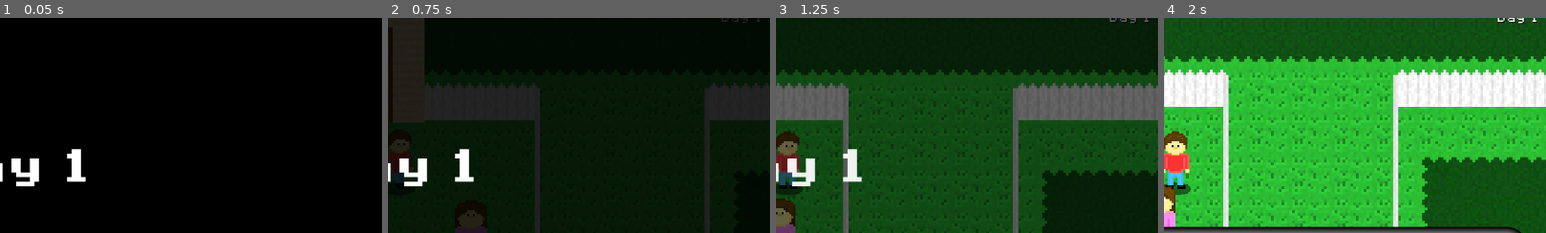
Above: before the commit, frames 1-4 (left to right).
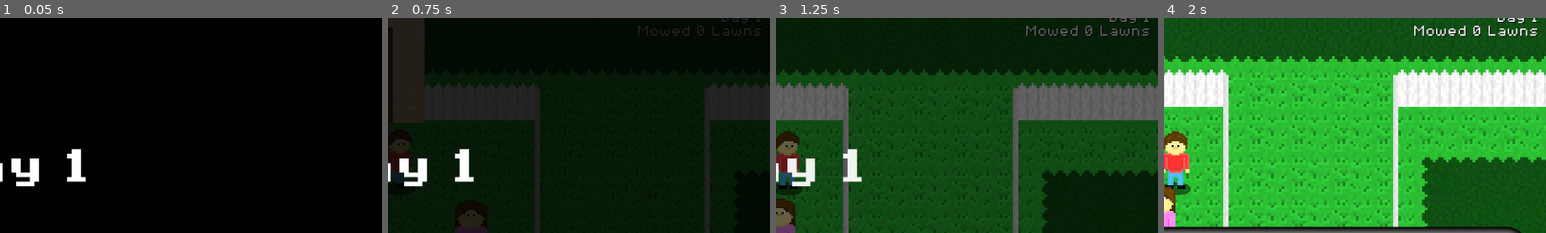
Above: after the commit, the same moments.

Repository: Birb-Games/the-legend-of-the-lawns
Game: Godot game, scene res://scenes/main.tscn
The game is run twice, just before and just after one commit, with the same random seed, the same clock (stepped at 60 frames per second) and the same inputs.
Inputs (mouse positions are % of the whole screen's width and height, from its top left):
- Up to frame 1 (0.05 s): no input
- Up to frame 2 (0.75 s): tap Enter at 0.5 s; move the mouse to (72, 45) at 0.52 s; hold D (move_right) from 0.53 s (still down); hold Space (interact) from 0.53 s (still down)
- Up to frame 3 (1.25 s): keep holding D (move_right); keep holding Space (interact)
- Up to frame 4 (2 s): move the mouse to (30, 55) at 1.27 s; release D (move_right) at 1.28 s; release Space (interact) at 1.28 s; hold S (move_down) from 1.28 s (still down); tap Space (interact) at 1.35 s
The pictures show only the part of the screen within x 48-98%, y 10-60%; the shares and areas given below are measured in that part.

Frame 1 is identical in both runs. In frame 2, 0.2% of the frame differs, in the area x 65-98%, y 3-8%; in frame 3, 0.5%; in frame 4, 0.8%, in the area x 65-98%, y 3-9%.

Commit message:
renamed NeighborMenu to NPCMenu and neighbors are now instead unlocked based on how many lawns the player has mowed, not how many days have passed. NOTE: I also changed Neighbor Bob's lawn to lawn.tscn to make it easier to test the player completing a lawn - this will be changed later - we probably should better balance the lawns.

Diff:
--- a/scenes/neighborhood.tscn
+++ b/scenes/neighborhood.tscn
@@ -91,7 +91,6 @@
 [node name="NeighborBob" parent="Neighbors" instance=ExtResource("3_tqujx")]
 position = Vector2(328, -155)
 display_name = "Neighbor Bob"
-lawn_template = ExtResource("3_xlwpo")
 
 [node name="NeighborJim" parent="Neighbors" instance=ExtResource("3_tqujx")]
 position = Vector2(-312, -155)
@@ -104,7 +103,7 @@
 animation = &"neighbor_nancy"
 display_name = "Neighbor Nancy"
 lawn_template = ExtResource("3_xlwpo")
-start_day = 3
+min_lawns_mowed = 2
 
 [node name="LeftWorldBoundary" type="StaticBody2D" parent="Neighbors"]
 
--- a/scenes/ui/hud.tscn
+++ b/scenes/ui/hud.tscn
@@ -3,7 +3,7 @@
 [ext_resource type="FontFile" uid="uid://b83lr4reqbm0y" path="res://assets/fonts/8BitOperator/8bitOperatorPlus8-Regular.ttf" id="1_ahhtf"]
 [ext_resource type="Script" uid="uid://c3x6useidlf8i" path="res://scripts/ui/hud.gd" id="1_oo0fn"]
 [ext_resource type="PackedScene" uid="uid://bt7cyrrey8yth" path="res://scenes/ui/pause_menu.tscn" id="4_047uy"]
-[ext_resource type="PackedScene" uid="uid://dq8tglr0iktqf" path="res://scenes/ui/neighbor_menu.tscn" id="6_5pdws"]
+[ext_resource type="PackedScene" uid="uid://dq8tglr0iktqf" path="res://scenes/ui/npc_menu.tscn" id="6_5pdws"]
 [ext_resource type="PackedScene" uid="uid://dnqh6jeh6decu" path="res://scenes/ui/finishscreen.tscn" id="6_047uy"]
 [ext_resource type="PackedScene" uid="uid://bbaa6s8vockj8" path="res://scenes/ui/failscreen.tscn" id="7_5pdws"]
 [ext_resource type="Script" uid="uid://cysslxg82gi06" path="res://scripts/ui/transition_rect.gd" id="7_gss2c"]
@@ -90,7 +90,7 @@
 theme_override_fonts/font = ExtResource("1_ahhtf")
 text = "Health"
 
-[node name="NeighborMenu" parent="Control" instance=ExtResource("6_5pdws")]
+[node name="NPCMenu" parent="Control" instance=ExtResource("6_5pdws")]
 visible = false
 layout_mode = 1
 
@@ -131,6 +131,17 @@
 text = "Day 1"
 horizontal_alignment = 2
 
+[node name="LawnCounter" type="Label" parent="Control"]
+offset_left = 848.0
+offset_top = 78.0
+offset_right = 1123.0
+offset_bottom = 96.0
+theme_override_colors/font_shadow_color = Color(0, 0, 0, 1)
+theme_override_fonts/font = ExtResource("1_ahhtf")
+theme_override_font_sizes/font_size = 24
+text = "Mowed 0 Lawns"
+horizontal_alignment = 2
+
 [node name="DamageFlash" type="ColorRect" parent="Control"]
 visible = false
 layout_mode = 0
--- a/scenes/ui/neighbor_menu.tscn
+++ b/scenes/ui/npc_menu.tscn
@@ -1,7 +1,7 @@
 [gd_scene load_steps=5 format=3 uid="uid://dq8tglr0iktqf"]
 
 [ext_resource type="FontFile" uid="uid://b83lr4reqbm0y" path="res://assets/fonts/8BitOperator/8bitOperatorPlus8-Regular.ttf" id="1_0gm1x"]
-[ext_resource type="Script" uid="uid://hn6dknq2w4cs" path="res://scripts/ui/neighbor_menu.gd" id="1_qr3ex"]
+[ext_resource type="Script" uid="uid://hn6dknq2w4cs" path="res://scripts/ui/npc_menu.gd" id="1_qr3ex"]
 [ext_resource type="Texture2D" uid="uid://cxb6mmn3hbetq" path="res://assets/textures/npc_profile_placeholder.png" id="2_qr3ex"]
 
 [sub_resource type="StyleBoxFlat" id="StyleBoxFlat_uj2yp"]
@@ -17,7 +17,7 @@
 corner_radius_bottom_right = 32
 corner_radius_bottom_left = 32
 
-[node name="NeighborMenu" type="Control"]
+[node name="NPCMenu" type="Control"]
 layout_mode = 3
 anchors_preset = 15
 anchor_right = 1.0
--- a/scripts/main.gd
+++ b/scripts/main.gd
@@ -12,6 +12,8 @@
 # What day it currently is
 # Should be used for determining difficulty as well
 var current_day: int = 1
+# How many lawns the player mowed
+var lawns_mowed: int = 0
 var current_wage: int = 0
 
 func update_wage() -> void:
@@ -75,7 +77,7 @@
 func update_hud_neighborhood():
 	$HUD.update_info_text($Player.interact_text)
 	# hide info text if talking to a neighbor
-	$HUD/Control/InfoText.visible = !$HUD/Control/NeighborMenu.visible
+	$HUD/Control/InfoText.visible = !$HUD/Control/NPCMenu.visible
 
 	$HUD.update_progress_bar(-1.0) # -1.0 hides the progress bar
 	$HUD.update_health_bar(-1.0)
@@ -88,6 +90,7 @@
 
 	$HUD.update_day_counter(current_day)
 	$HUD.update_money_counter(money)
+	$HUD.update_lawn_counter(lawns_mowed)
 	if player.health > 0:
 		$HUD.update_damage_flash(player.get_damage_timer_perc())
 	else:
--- a/scripts/neighbor_npc.gd
+++ b/scripts/neighbor_npc.gd
@@ -14,8 +14,8 @@
 @export var wage: int = 10
 @export var wage_change: int = 0
 @export var max_wage = 20
-# When the neighbor will be first available
-@export var start_day: int = 0
+# How many lawns the player has to mow before unlocking this neighbor
+@export var min_lawns_mowed: int = 0
 # How frequently they need their lawn mowed
 @export var mowing_frequency: int = 1
 
@@ -42,7 +42,7 @@
 	play(animation)
 
 func unavailable() -> bool:
-	return $/root/Main.current_day < start_day
+	return $/root/Main.lawns_mowed < min_lawns_mowed
 
 # Returns true if the mow cool down is above 0
 func reject() -> bool:
--- a/scripts/player.gd
+++ b/scripts/player.gd
@@ -104,7 +104,7 @@
 	velocity = Vector2.ZERO
 
 	# movement
-	if !$/root/Main/HUD/Control/NeighborMenu.visible: #don't move when menu open
+	if !$/root/Main/HUD/Control/NPCMenu.visible: #don't move when menu open
 		if Input.is_action_pressed("move_up"):
 			velocity.y -= 1.0
 		if Input.is_action_pressed("move_down"):
--- a/scripts/ui/finishscreen.gd
+++ b/scripts/ui/finishscreen.gd
@@ -47,6 +47,7 @@
 	get_tree().paused = false
 	hide()
 	var main: Main = $/root/Main
+	main.lawns_mowed += 1
 	main.update_wage()
 	main.advance_day()
 	main.return_to_neighborhood()
--- a/scripts/ui/hud.gd
+++ b/scripts/ui/hud.gd
@@ -5,7 +5,7 @@
 func _ready() -> void:
 	$Control/InfoText.text = ""
 
-func activate_finish_screen():
+func activate_finish_screen() -> void:
 	$Control/Finishscreen.activate()
 
 # Returns if the fail screen was activated
@@ -33,10 +33,10 @@
 
 	# Open pause menu for lawn
 	if Input.is_action_just_pressed("ui_cancel"):
-		if $Control/NeighborMenu.visible:
+		if $Control/NPCMenu.visible:
 			# Exit out of neighbor menu
-			$Control/NeighborMenu.hide()
-			$Control/NeighborMenu.hide_neighbor()
+			$Control/NPCMenu.hide()
+			$Control/NPCMenu.hide_neighbor()
 		else:
 			toggle_pause_menu()
 
@@ -74,23 +74,32 @@
 	$Control/HealthBar.size.x = percent * $Control/HealthBar/HealthBackground.size.x
 	$Control/HealthBar/HealthPercent.text = str(int(percent * 100)) + "%"
 
-func update_day_counter(days: int):
+func update_day_counter(days: int) -> void:
 	$Control/DayLabel.text = "Day %d" % days
 
-func update_money_counter(money: int):
+func update_money_counter(money: int) -> void:
 	$Control/MoneyLabel.text = "$%d" % money
 
+func update_lawn_counter(lawns_mowed: int) -> void:
+	var text: String
+	if lawns_mowed == 1:
+		text = "Mowed 1 Lawn"
+	else:
+		text = "Mowed %d Lawns" % lawns_mowed
+
+	$Control/LawnCounter.text = text
+
 func set_neighbor_menu(neighbor: NeighborNPC) -> void:
-	$Control/NeighborMenu.set_menu(neighbor)
+	$Control/NPCMenu.set_menu(neighbor)
 
 func set_npc_menu(npc: NPC) -> void:
-	$Control/NeighborMenu.set_npc_menu(npc)
+	$Control/NPCMenu.set_npc_menu(npc)
 
 func set_skip_day_menu() -> void:
-	$Control/NeighborMenu.set_skip_day_menu()
+	$Control/NPCMenu.set_skip_day_menu()
 
 func hide_neighbor_menu() -> void:
-	$Control/NeighborMenu.hide_menu()
+	$Control/NPCMenu.hide_menu()
 
 func update_damage_flash(perc: float) -> void:
 	if perc <= 0.0:
@@ -101,4 +110,4 @@
 	$Control/DamageFlash.color = Color8(255, 0, 0, alpha)
 
 func get_current_neighbor() -> NeighborNPC:
-	return $Control/NeighborMenu.current_neighbor
+	return $Control/NPCMenu.current_neighbor
--- a/scripts/ui/neighbor_menu.gd
+++ b/scripts/ui/npc_menu.gd
@@ -27,8 +27,12 @@
 	return "I will pay you <$%d> to mow my lawn." % wage
 
 func set_menu_unavailable(neighbor: NeighborNPC) -> void:
-	$Menu/VBoxContainer/Name.text = ""
-	$Menu/VBoxContainer/Wage.text = ""
+	$Menu/VBoxContainer/Name.text = "???"
+	var lawns_left = neighbor.min_lawns_mowed - $/root/Main.lawns_mowed
+	if lawns_left == 1:
+		$Menu/VBoxContainer/Wage.text = "Mow <1> more lawn, then come back."
+	elif lawns_left > 1:
+		$Menu/VBoxContainer/Wage.text = "Mow <%d> more lawns, then come back." % lawns_left
 	$Menu/VBoxContainer/Description.text = neighbor.current_dialog
 	buttons[0].show()
 	buttons[0].text = "Leave"
Renamed: scripts/ui/neighbor_menu.gd.uid -> scripts/ui/npc_menu.gd.uid
